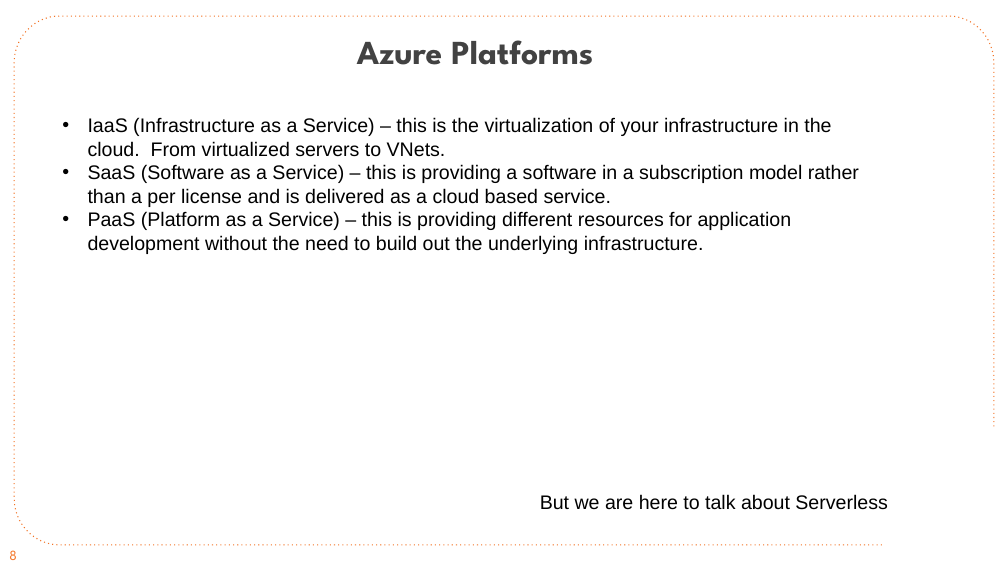
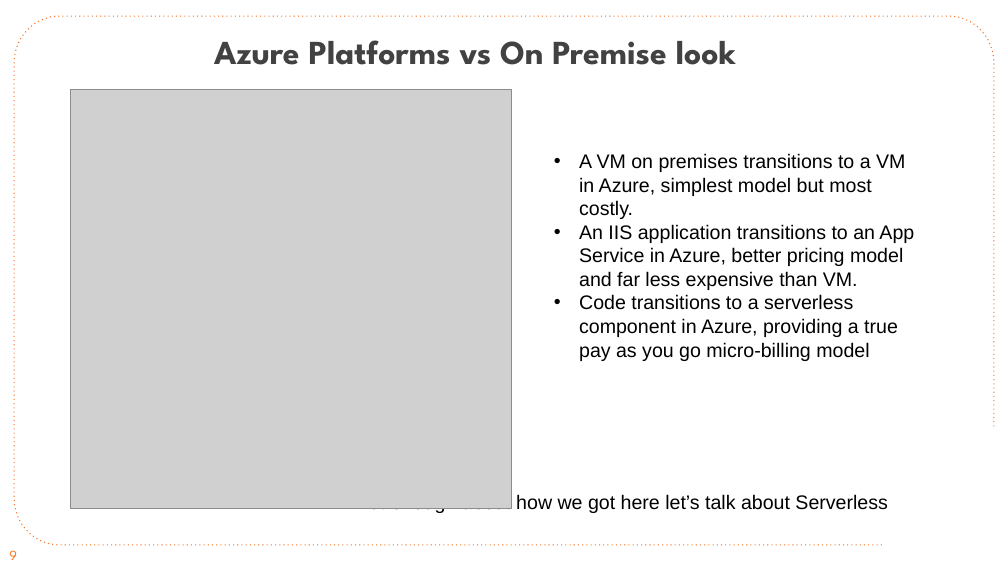
Before and after one commit to CloudSpecOps/Serverless-Architectures-with-Azure, a slide deck: slide 9 of Session Presentation/Azure-Serverless-Architecture-Session-Day-1.pptx (slide 8 before the commit). Drawn at 1008x567 pixels with LibreOffice and Linux fonts; fonts in the diff are those of the drawing; grey boxes stand for pictures; background and template pictures are left out. Boxes give left, top, right and bottom in pixels: in the first picture for what was removed or moved away, otherwise in the second. Text is boxed around its words. In the diff, an @@ line names an element or a change of style, - is before the commit and + after.

```diff
--- a/Session Presentation/Azure-Serverless-Architecture-Session-Day-1.pptx
+++ b/Session Presentation/Azure-Serverless-Architecture-Session-Day-1.pptx
@@ text at box(214, 40, 736, 65): text changed @@
-Azure Platforms
+Azure Platforms vs On Premise look
@@ picture added at box(71, 90, 511, 508) @@
@@ text added at box(579, 153, 914, 361), 28 pt, text #000000 @@
+• A VM on premises transitions to a VM in Azure, simplest model but most costly.
+• An IIS application transitions to an App Service in Azure, better pricing model and far less expensive than VM.
+• Code transitions to a serverless component in Azure, providing a true pay as you go micro-billing model
@@ text at box(356, 494, 887, 514): text changed @@
-• IaaS (Infrastructure as a Service) – this is the virtualization of your infrastructure in the cloud. From virtualized servers to VNets.
-• SaaS (Software as a Service) – this is providing a software in a subscription model rather than a per license and is delivered as a cloud based service.
-• PaaS (Platform as a Service) – this is providing different resources for application development without the need to build out the underlying infrastructure.
-But we are here to talk about Serverless
+But enough about how we got here let’s talk about Serverless
@@ page number at box(9, 550, 17, 560): text changed @@
-8
+9
```
Also in this commit, not shown: 9 other slides changed, 8 slides added.
